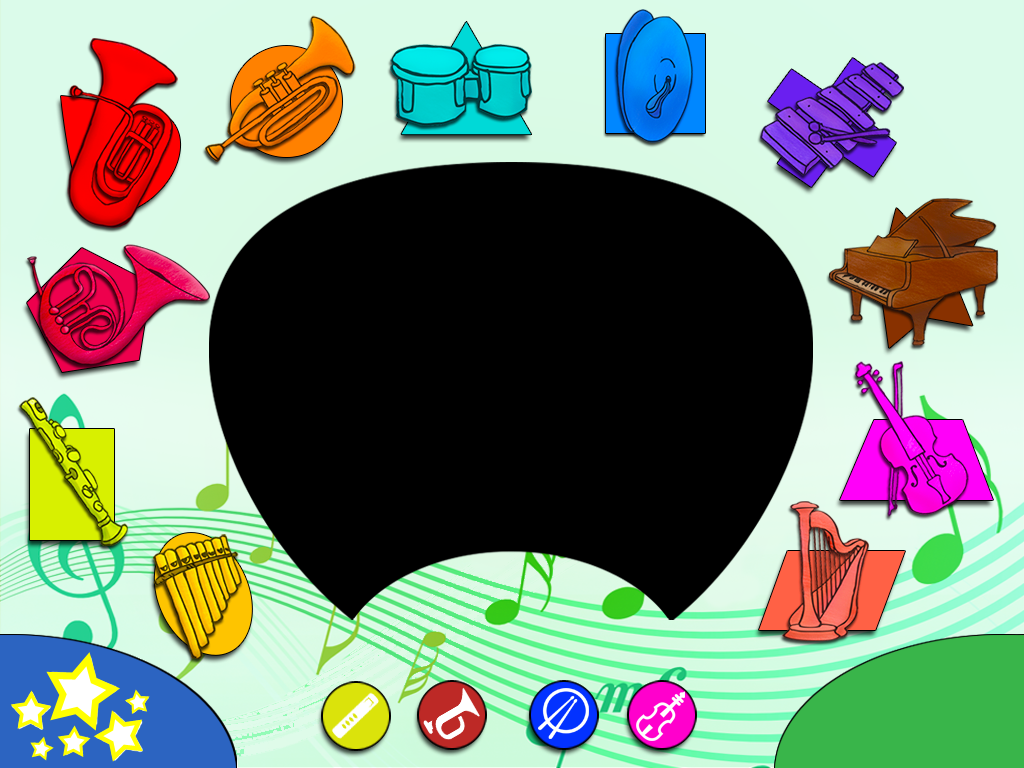
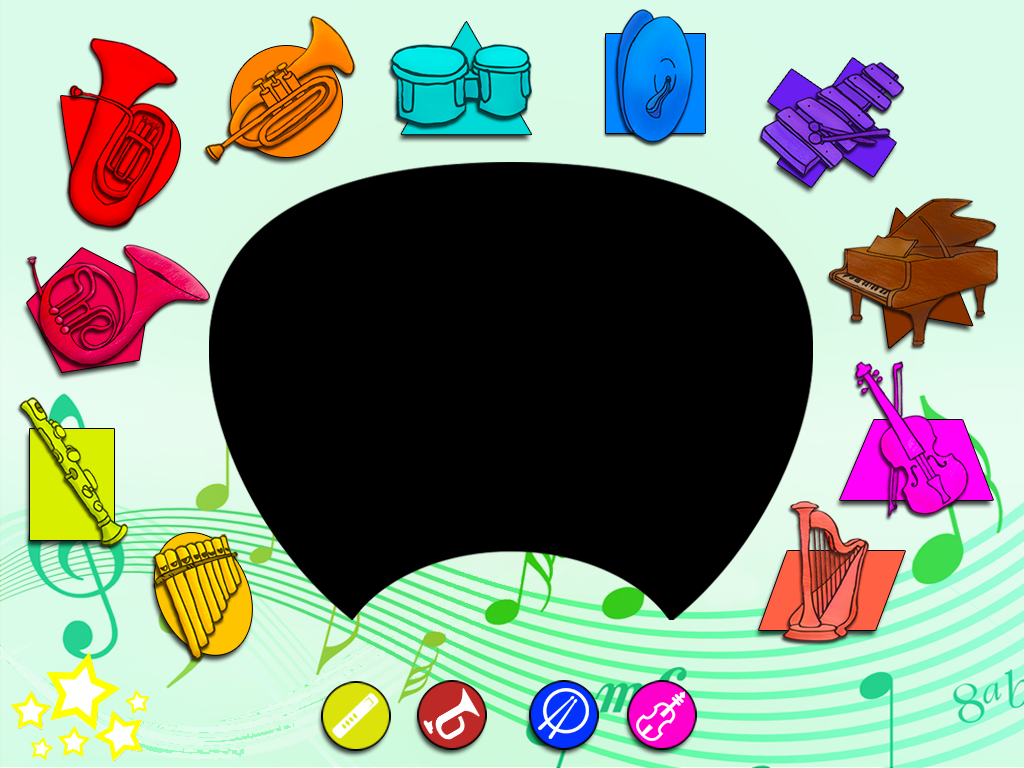
Revision of a layered 1024x768 image; what changed, layer by layer:
removed layer "btn_play" (2nd of 2, in "btn_play") from group "btn_play" over [775, 635, 1024, 768]
removed layer "btn_play copy" from group "btn_play" over [774, 634, 1024, 768]
removed layer "btn_demo" (2nd of 2, in "btn_demo") from group "btn_demo" over [0, 635, 236, 768]
removed layer "btn_demo copy" from group "btn_demo" over [0, 634, 238, 768]
